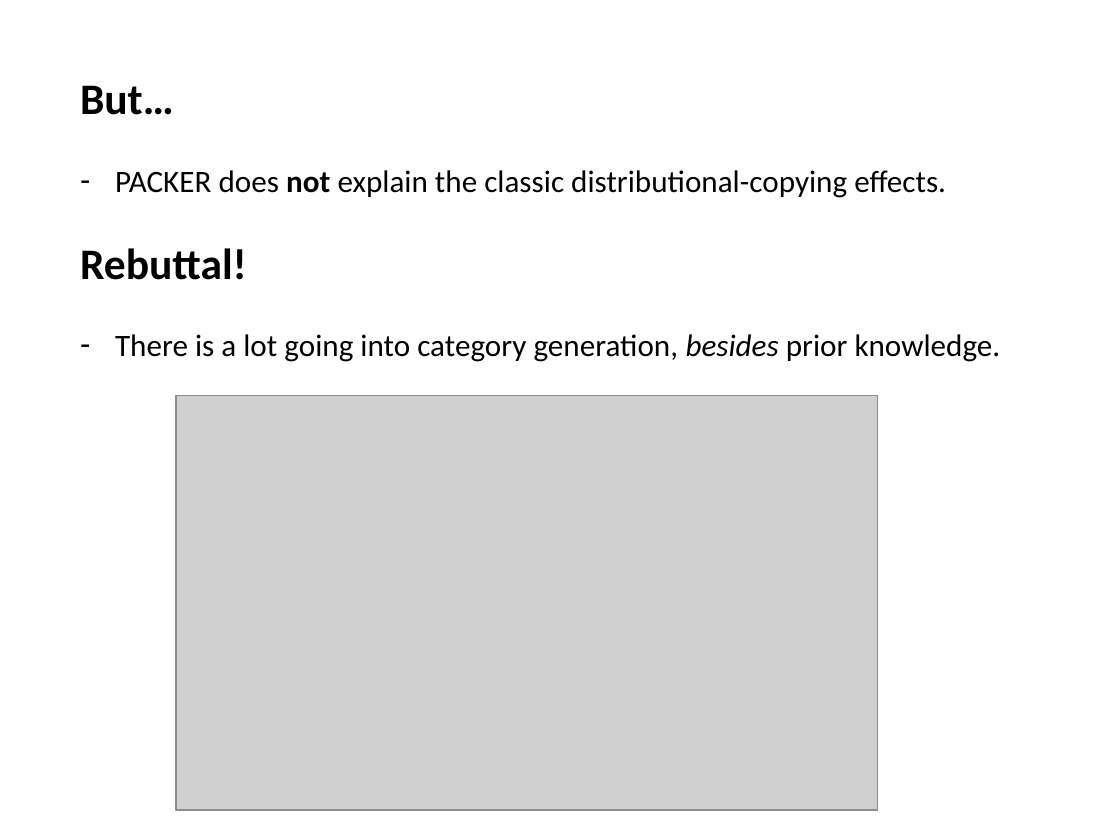
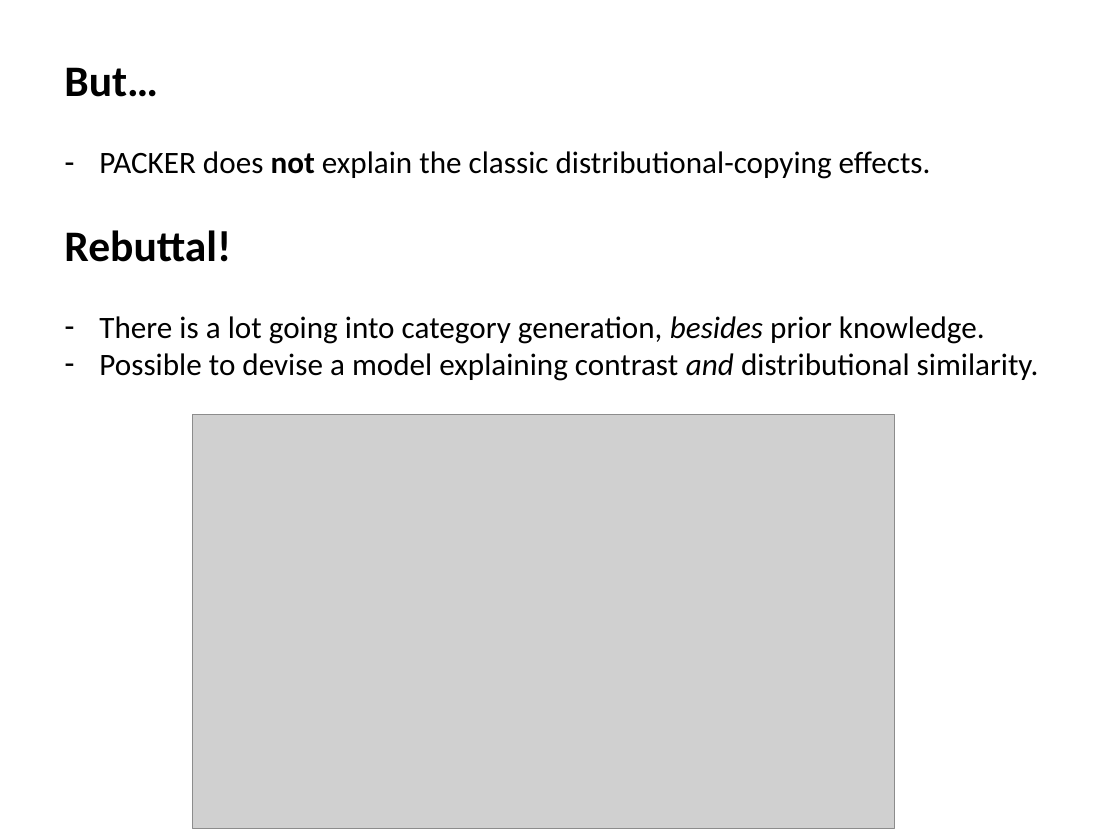
Before and after one commit to AusterweilLab/generating_categories, a slide deck: slide 51 of Presentations/ccn-bbag-march-2-2017.pptx (slide 46 before the commit). Drawn at 1120x840 pixels with LibreOffice and Linux fonts; fonts in the diff are those of the drawing; grey boxes stand for pictures. Boxes give left, top, right and bottom in pixels: in the first picture for what was removed or moved away, otherwise in the second. Text is boxed around its words. In the diff, an @@ line names an element or a change of style, - is before the commit and + after.

```diff
--- a/Presentations/ccn-bbag-march-2-2017.pptx
+++ b/Presentations/ccn-bbag-march-2-2017.pptx
@@ text "But…": place and size @@
-text "But…" at bbox=[80, 85, 1001, 362]
+text "But…" at bbox=[64, 67, 1039, 381]
@@ text at bbox=[99, 353, 1039, 381]: paragraph added @@
+– Possible to devise a model explaining contrast and distributional similarity.
@@ picture: place and size @@
-picture at bbox=[176, 395, 877, 810]
+picture at bbox=[193, 414, 894, 829]
```
Also in this commit, not shown: 9 other slides changed, 5 slides added, 1 slide removed, 3 other files.
